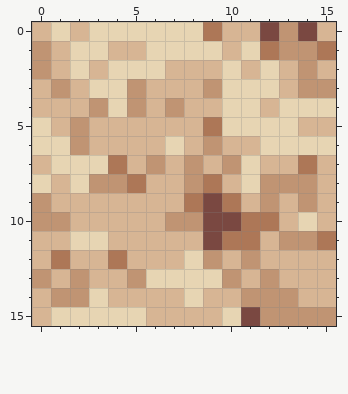
Two states of a pixel-art file, Assets/Assets/beach/sand-bg.aseprite. That is the earlier state.
16x16 pixels, 1 frame.
After:
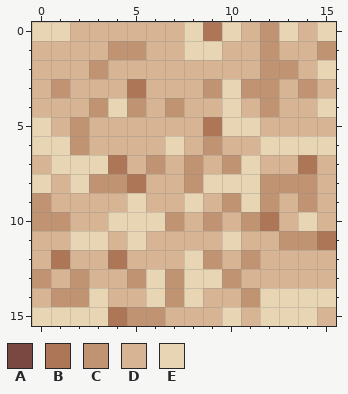
Palette (. is transparent): A #7a4841  B #ad7757  C #c09473  D #d7b594  E #e7d5b3
Difference:
Changed rows in their new state; - is an unchanged pixel.
Layer "Layer 1":
first column x 0:
 0 E--DDDDD--E-CEDE
 1 D-DDCCDD---DCDDC
 2 D-DCDDD---D-CCDE
 3 ---DDB-----CC--D
 4 -----------DCDD-
 5 ------------DD--
 8 ---------EE-----
 9 -----E--EDCE----
10 ----EEE-DCDC----
11 -----E---DED----
13 -------C----D---
14 ------EC----EEEE
15 E---BCC----DEEED
